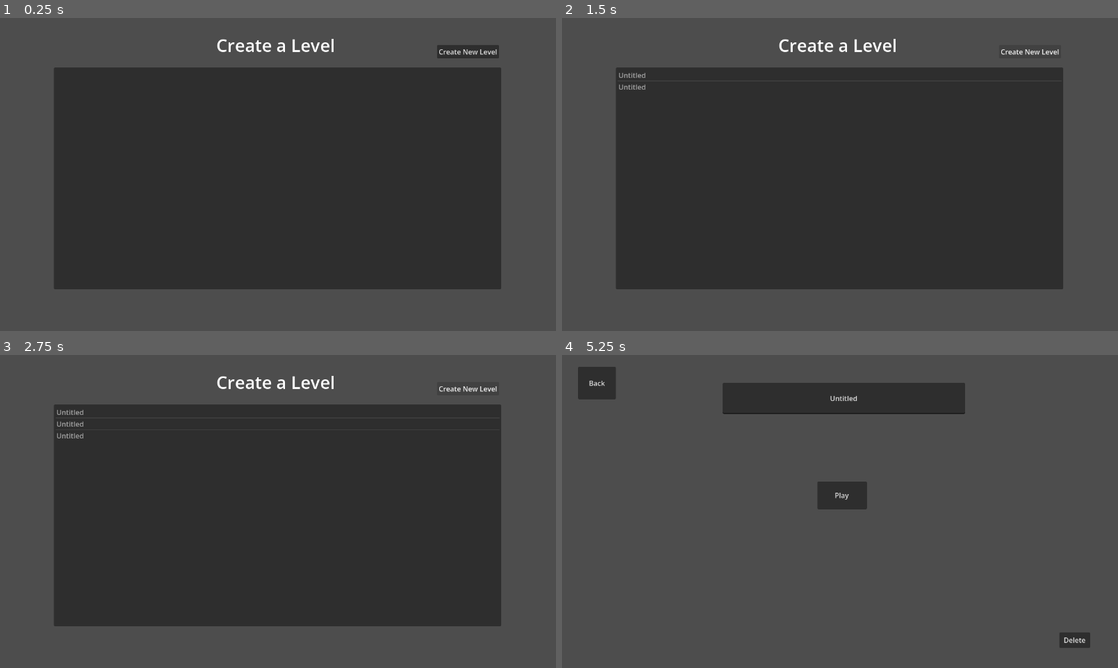
Above: before the commit, frames 1-4 (two rows, left to right).
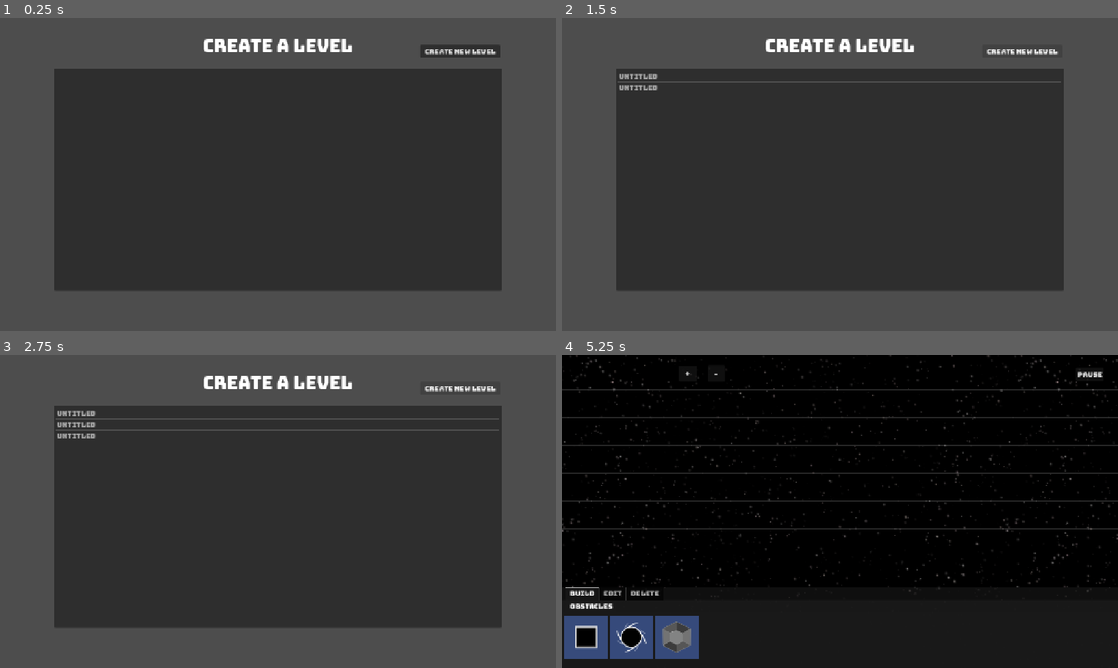
Above: after the commit, the same moments.

Repository: jzhang1890/level_editor
Game: Godot game, scene res://scenes/rooms/level_browser.tscn
Two runs of this game, one before a commit and one after it. Both use one fixed random seed, a clock stepped at 60 frames per second and the inputs below.
Inputs (mouse positions are in pixels of both pictures, inside the frame that each line leads up to):
- Up to frame 1 (0.25 s): no input
- Up to frame 2 (1.5 s): click "Create New Level" at 0.5 s; click "Create New Level" at 1.25 s
- Up to frame 3 (2.75 s): click "Create New Level" at 2 s
- Up to frame 4 (5.25 s): tap Enter at 2.75, 4.25 s; move the mouse to (962, 495) at 2.77 s; tap Backspace at 2.85, 4.35 s; click (962, 495) at 2.92 s; tap Space at 3.5 s; drag from (728, 527) to (812, 574) at 3.52 s; move the mouse to (895, 442) at 4.27 s; click (895, 442) at 4.42 s; click (840, 511) at 5 s, where only the run after the commit has a clickable "Edit"

The runs differ from the first frame. In frame 1, 1.7% of the frame differs, in the area x 9-91%, y 6-87%; in frame 2, 2.1%; in frame 3, 2.4%; in frame 4, 99%, in the area x 0-100%, y 0-100%.

Commit message:
change font and ui

Diff:
--- /dev/null
+++ b/Theme/new_theme.tres
@@ -0,0 +1,6 @@
+[gd_resource type="Theme" format=3 uid="uid://cl0g3cwxl3k38"]
+
+[sub_resource type="FontVariation" id="FontVariation_j2q5q"]
+
+[resource]
+default_font = SubResource("FontVariation_j2q5q")
--- a/level_details.gd
+++ b/level_details.gd
@@ -35,7 +35,7 @@
 	name_edit.release_focus()
 
 # --- BUTTON LOGIC ---
-func _on_play_button_pressed() -> void:
+func _on_edit_button_pressed() -> void:
 	# The Global.level_to_load is still intact, so the EditorRoot will catch it!
 	get_tree().change_scene_to_file("res://scenes/rooms/editor_root.tscn")
 
--- a/project.godot
+++ b/project.godot
@@ -23,6 +23,11 @@
 
 window/size/viewport_width=1280
 window/size/viewport_height=720
+window/stretch/mode="canvas_items"
+
+[gui]
+
+theme/custom_font="uid://c1ureb53yv0gn"
 
 [physics]
 
--- a/scenes/rooms/editor_root.tscn
+++ b/scenes/rooms/editor_root.tscn
@@ -5,6 +5,7 @@
 [ext_resource type="Texture2D" uid="uid://chpalhh8twddv" path="res://Sprites/Backgrounds/background1.png" id="3_xxn6o"]
 [ext_resource type="Script" uid="uid://d210fgxhcoeiv" path="res://room_canvas.gd" id="4_uank4"]
 [ext_resource type="Script" uid="uid://b5d70mqbd8735" path="res://editor_ui.gd" id="5_b4iia"]
+[ext_resource type="Theme" uid="uid://cl0g3cwxl3k38" path="res://Theme/new_theme.tres" id="6_5dt4k"]
 
 [node name="EditorRoot" type="Node2D" unique_id=134942868]
 script = ExtResource("1_eufpp")
@@ -49,17 +50,20 @@
 offset_top = -187.0
 grow_horizontal = 2
 grow_vertical = 0
+theme = ExtResource("6_5dt4k")
 
 [node name="MainTabContainer" type="TabContainer" parent="EditorUI/EditorPanel" unique_id=1284767482]
 layout_mode = 2
 current_tab = 0
 
-[node name="Build" type="MarginContainer" parent="EditorUI/EditorPanel/MainTabContainer" unique_id=1924292062]
+[node name="Build" type="ItemList" parent="EditorUI/EditorPanel/MainTabContainer" unique_id=1218822381]
 layout_mode = 2
 metadata/_tab_index = 0
 
 [node name="ObjectsContainer" type="TabContainer" parent="EditorUI/EditorPanel/MainTabContainer/Build" unique_id=1248449710]
-layout_mode = 2
+layout_mode = 0
+offset_right = 1280.0
+offset_bottom = 156.0
 current_tab = 0
 
 [node name="Obstacles" type="ItemList" parent="EditorUI/EditorPanel/MainTabContainer/Build/ObjectsContainer" unique_id=1857335409]
@@ -69,12 +73,12 @@
 fixed_icon_size = Vector2i(100, 100)
 metadata/_tab_index = 0
 
-[node name="Edit" type="MarginContainer" parent="EditorUI/EditorPanel/MainTabContainer" unique_id=1927144120]
+[node name="Edit" type="ItemList" parent="EditorUI/EditorPanel/MainTabContainer" unique_id=796002956]
 visible = false
 layout_mode = 2
 metadata/_tab_index = 1
 
-[node name="Delete" type="MarginContainer" parent="EditorUI/EditorPanel/MainTabContainer" unique_id=1516267221]
+[node name="Delete" type="ItemList" parent="EditorUI/EditorPanel/MainTabContainer" unique_id=266423912]
 visible = false
 layout_mode = 2
 metadata/_tab_index = 2
@@ -89,13 +93,34 @@
 layout_mode = 2
 text = "Delete"
 
+[node name="ZoomInbutton" type="Button" parent="EditorUI" unique_id=430798285]
+offset_left = 269.0
+offset_top = 25.0
+offset_right = 310.0
+offset_bottom = 61.0
+text = "+"
+
+[node name="ZoomOutButton" type="Button" parent="EditorUI" unique_id=344751482]
+offset_left = 335.0
+offset_top = 24.0
+offset_right = 375.0
+offset_bottom = 62.0
+text = "-"
+
+[node name="PauseButton" type="Button" parent="EditorUI" unique_id=1775317177]
+offset_left = 1183.0
+offset_top = 29.0
+offset_right = 1238.0
+offset_bottom = 60.0
+text = "Pause"
+
 [node name="PauseMenu" type="ColorRect" parent="EditorUI" unique_id=300482010]
 anchors_preset = 15
 anchor_right = 1.0
 anchor_bottom = 1.0
 grow_horizontal = 2
 grow_vertical = 2
-color = Color(0, 0, 0, 0.39215687)
+color = Color(0, 0, 0, 0.56078434)
 
 [node name="LevelNameLabel" type="Label" parent="EditorUI/PauseMenu" unique_id=1029643853]
 layout_mode = 1
@@ -143,34 +168,13 @@
 layout_mode = 2
 text = "Save and Quit"
 
-[node name="ZoomInbutton" type="Button" parent="EditorUI" unique_id=430798285]
-offset_left = 269.0
-offset_top = 25.0
-offset_right = 310.0
-offset_bottom = 61.0
-text = "+"
-
-[node name="ZoomOutButton" type="Button" parent="EditorUI" unique_id=344751482]
-offset_left = 335.0
-offset_top = 24.0
-offset_right = 375.0
-offset_bottom = 62.0
-text = "-"
-
-[node name="PauseButton" type="Button" parent="EditorUI" unique_id=1775317177]
-offset_left = 1183.0
-offset_top = 29.0
-offset_right = 1238.0
-offset_bottom = 60.0
-text = "Pause"
-
 [connection signal="tab_changed" from="EditorUI/EditorPanel/MainTabContainer" to="." method="_on_main_tab_container_tab_changed"]
 [connection signal="item_selected" from="EditorUI/EditorPanel/MainTabContainer/Build/ObjectsContainer/Obstacles" to="EditorUI" method="_on_obstacles_item_selected"]
 [connection signal="pressed" from="EditorUI/SelectionMenu/DeleteButton" to="." method="_on_delete_button_pressed"]
+[connection signal="pressed" from="EditorUI/ZoomInbutton" to="." method="_on_zoom_in_button_pressed"]
+[connection signal="pressed" from="EditorUI/ZoomOutButton" to="." method="_on_zoom_out_button_pressed"]
+[connection signal="pressed" from="EditorUI/PauseButton" to="." method="_on_pause_button_pressed"]
 [connection signal="pressed" from="EditorUI/PauseMenu/VBoxContainer/ResumeButton" to="." method="_on_resume_button_pressed"]
 [connection signal="pressed" from="EditorUI/PauseMenu/VBoxContainer/SaveButton" to="." method="_on_save_button_pressed"]
 [connection signal="pressed" from="EditorUI/PauseMenu/VBoxContainer/QuitButton" to="." method="_on_quit_button_pressed"]
 [connection signal="pressed" from="EditorUI/PauseMenu/VBoxContainer/SaveAndQuitButton" to="." method="_on_save_and_quit_button_pressed"]
-[connection signal="pressed" from="EditorUI/ZoomInbutton" to="." method="_on_zoom_in_button_pressed"]
-[connection signal="pressed" from="EditorUI/ZoomOutButton" to="." method="_on_zoom_out_button_pressed"]
-[connection signal="pressed" from="EditorUI/PauseButton" to="." method="_on_pause_button_pressed"]
--- a/scenes/rooms/level_browser.tscn
+++ b/scenes/rooms/level_browser.tscn
@@ -4,35 +4,51 @@
 
 [node name="LevelBrowser" type="Control" unique_id=935588708]
 layout_mode = 3
-anchors_preset = 0
-offset_right = 40.0
-offset_bottom = 40.0
+anchors_preset = 15
+anchor_right = 1.0
+anchor_bottom = 1.0
+grow_horizontal = 2
+grow_vertical = 2
 script = ExtResource("1_swctr")
 
 [node name="LevelsLabel" type="Label" parent="." unique_id=294336459]
-layout_mode = 0
-offset_left = 409.0
-offset_top = 28.0
-offset_right = 861.0
-offset_bottom = 98.0
+layout_mode = 1
+anchors_preset = 8
+anchor_left = 0.5
+anchor_top = 0.5
+anchor_right = 0.5
+anchor_bottom = 0.5
+offset_left = -226.0
+offset_top = -330.0
+offset_right = 226.0
+offset_bottom = -260.0
+grow_horizontal = 2
+grow_vertical = 2
 theme_override_font_sizes/font_size = 40
 text = "Create a Level"
 horizontal_alignment = 1
 vertical_alignment = 1
 
 [node name="LevelList" type="ItemList" parent="." unique_id=1739637595]
-layout_mode = 0
-offset_left = 124.0
-offset_top = 114.0
-offset_right = 1154.0
-offset_bottom = 624.0
+layout_mode = 1
+anchors_preset = 8
+anchor_left = 0.5
+anchor_top = 0.5
+anchor_right = 0.5
+anchor_bottom = 0.5
+offset_left = -515.0
+offset_top = -243.0
+offset_right = 515.0
+offset_bottom = 267.0
+grow_horizontal = 2
+grow_vertical = 2
 
 [node name="CreateNewButton" type="Button" parent="." unique_id=157391143]
 layout_mode = 0
-offset_left = 1006.0
+offset_left = 967.0
 offset_top = 62.0
-offset_right = 1149.0
-offset_bottom = 93.0
+offset_right = 1152.0
+offset_bottom = 92.0
 text = "Create New Level"
 
 [connection signal="item_selected" from="LevelList" to="." method="_on_level_list_item_selected"]
--- a/scenes/rooms/level_details.tscn
+++ b/scenes/rooms/level_details.tscn
@@ -4,34 +4,43 @@
 
 [node name="LevelDetails" type="Control" unique_id=1939457949]
 layout_mode = 3
-anchors_preset = 0
-offset_right = 40.0
-offset_bottom = 40.0
+anchors_preset = 15
+anchor_right = 1.0
+anchor_bottom = 1.0
+grow_horizontal = 2
+grow_vertical = 2
 script = ExtResource("1_18tkw")
 
 [node name="NameEdit" type="LineEdit" parent="." unique_id=1259389196]
-layout_mode = 0
-offset_left = 370.0
-offset_top = 64.0
-offset_right = 928.0
-offset_bottom = 136.0
-alignment = 1
-max_length = 50
-
-[node name="PlayButton" type="Button" parent="." unique_id=1227368028]
 layout_mode = 1
 anchors_preset = 8
 anchor_left = 0.5
 anchor_top = 0.5
 anchor_right = 0.5
 anchor_bottom = 0.5
-offset_left = 568.0
-offset_top = 271.0
-offset_right = 682.0
-offset_bottom = 335.0
+offset_left = -279.0
+offset_top = -284.0
+offset_right = 279.0
+offset_bottom = -212.0
 grow_horizontal = 2
 grow_vertical = 2
-text = "Play"
+alignment = 1
+max_length = 50
+
+[node name="EditButton" type="Button" parent="." unique_id=1227368028]
+layout_mode = 1
+anchors_preset = 8
+anchor_left = 0.5
+anchor_top = 0.5
+anchor_right = 0.5
+anchor_bottom = 0.5
+offset_left = -57.0
+offset_top = -32.0
+offset_right = 57.0
+offset_bottom = 32.0
+grow_horizontal = 2
+grow_vertical = 2
+text = "Edit"
 
 [node name="DeleteButton" type="Button" parent="." unique_id=63414847]
 layout_mode = 0
@@ -51,6 +60,6 @@
 text = "Back"
 
 [connection signal="text_submitted" from="NameEdit" to="." method="_on_name_edit_text_submitted"]
-[connection signal="pressed" from="PlayButton" to="." method="_on_play_button_pressed"]
+[connection signal="pressed" from="EditButton" to="." method="_on_edit_button_pressed"]
 [connection signal="pressed" from="DeleteButton" to="." method="_on_delete_button_pressed"]
 [connection signal="pressed" from="BackButton" to="." method="_on_back_button_pressed"]
Binary file added: Sprites/Fonts/Bungee-Regular.ttf
Not shown, added: Sprites/Fonts/Bungee-Regular.ttf.import
Binary file added: Sprites/Fonts/Ldfcomicsans-jj7l.ttf
Not shown, changed: Sprites/Fonts/Ldfcomicsans-jj7l.ttf.import
Binary file added: Sprites/Fonts/Ldfcomicsansbold-zgma.ttf
Not shown, added: Sprites/Fonts/Ldfcomicsansbold-zgma.ttf.import
Binary file added: Sprites/Fonts/Ldfcomicsanshairline-5PmL.ttf
Not shown, added: Sprites/Fonts/Ldfcomicsanshairline-5PmL.ttf.import
Binary file added: Sprites/Fonts/Ldfcomicsanslight-6dZo.ttf
Not shown, added: Sprites/Fonts/Ldfcomicsanslight-6dZo.ttf.import
Renamed: Sprites/Sounds/kenvector_future.ttf -> Sprites/Fonts/kenvector_future.ttf
Not shown, changed: Sprites/Fonts/kenvector_future.ttf.import
(and 2 more such lines)
